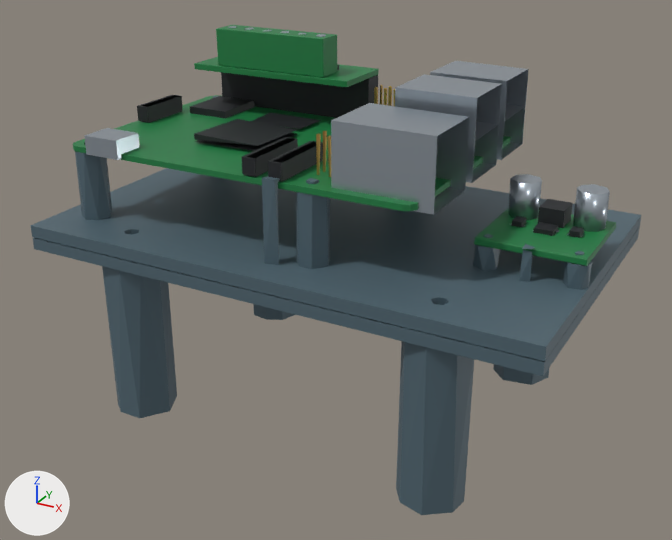
Renders of the Blender file assets/blender/parts/module_controller.blend from each side of a commit.
Rendered twice from a 50 mm lens placed at (0.959, -1.765, 1.504), pointed at (0.008, -0.037, 0.64). Arrows for +X, +Y and +Z are at lower left; the lights stay in place. The picture after the commit comes second.

Objects in the first picture: 'mesh_brass_7', 'mesh_pcb_9', 'mesh_rubber_and_chip_7', 'mesh_steel_11', 'print_controller_carrier', 'print_electronics_bridge'.
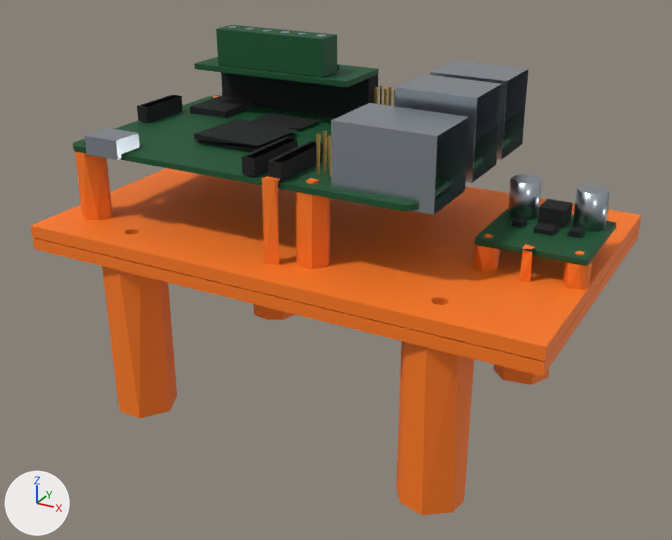
Pixel boxes [x1, y1, x2, y2] of what changed, in the pictures (672 x 540 px):
'print_controller_carrier', recoloured (dark blue to orange)
    both: [31, 96, 641, 361]
'print_electronics_bridge', recoloured (dark blue to orange)
    both: [33, 227, 640, 515]
'mesh_pcb_9', recoloured
    both: [73, 25, 616, 266]

The edits, one by one:
Material 'petg' (mat_petg) changes colour from dark blue #50656f to orange #ff7a1a; in linear values from (0.08, 0.13, 0.16) to (1.0, 0.195, 0.0103).
Material 'pcb' (mat_pcb) changes colour from dark green #1d7c42 to dark green #07502b; in linear values from (0.012, 0.2, 0.055) to (0.00212, 0.0802, 0.0242).
